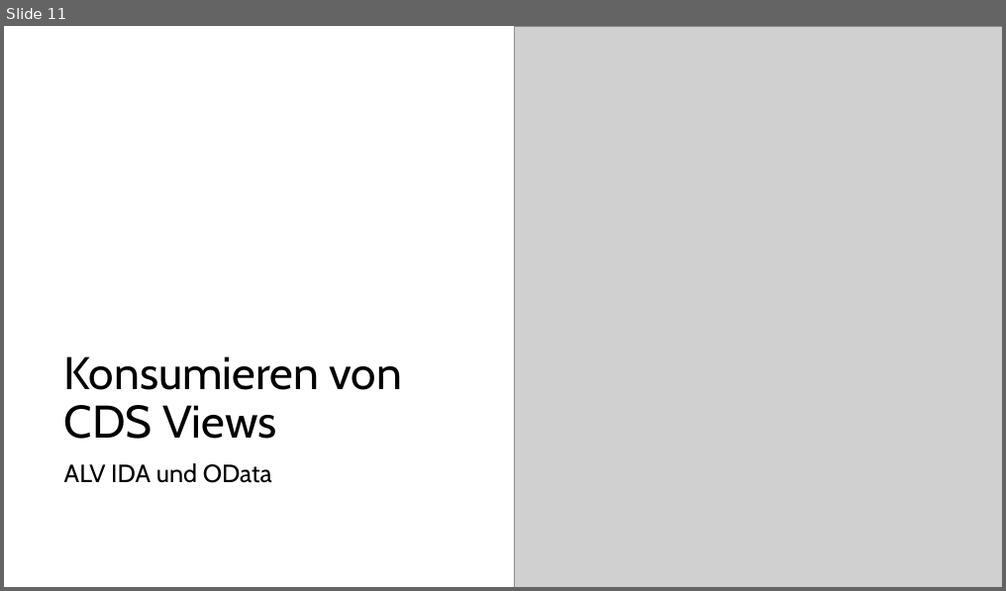
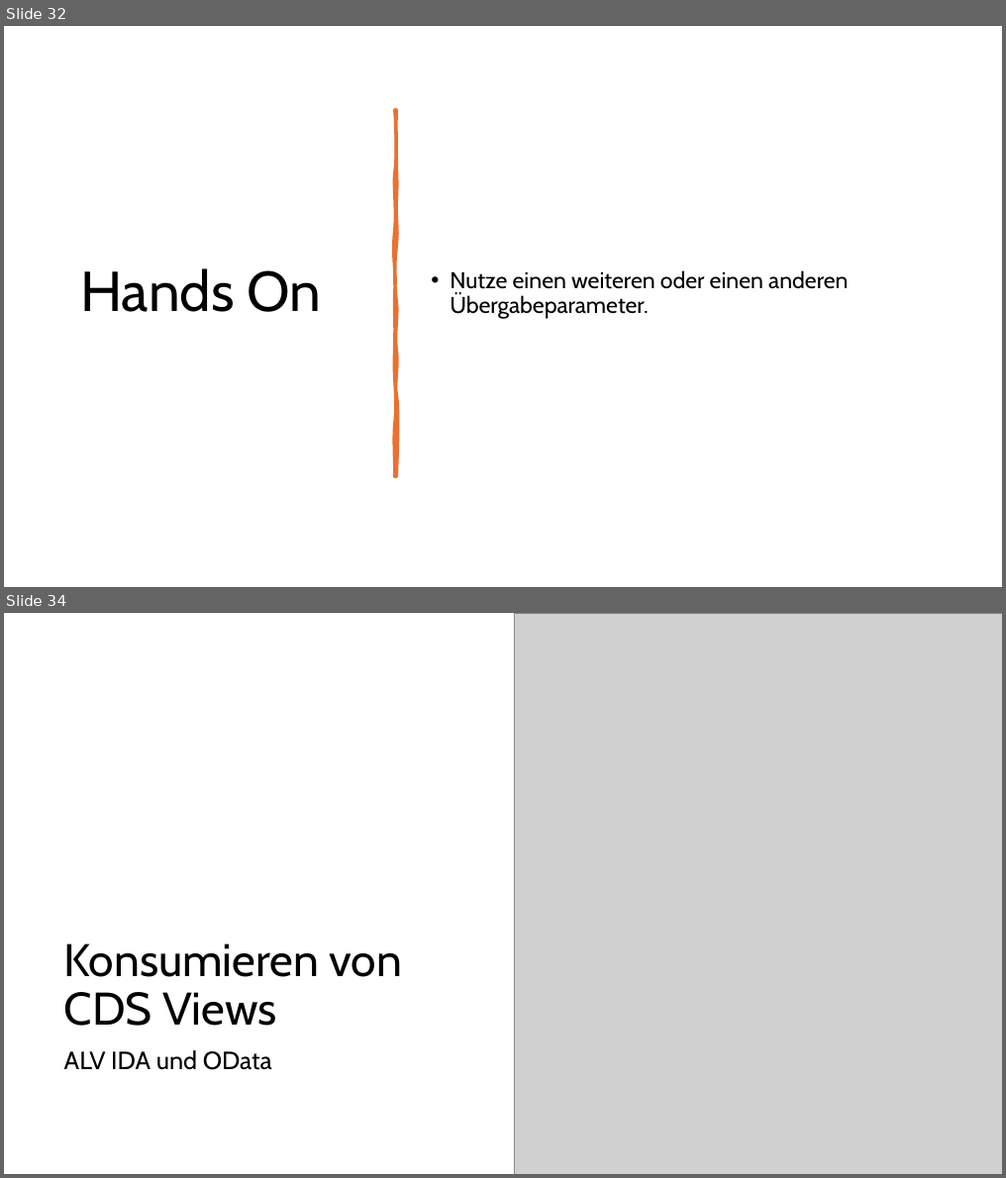
Before and after one commit to DevelopmentBvise/Schulung, a slide deck: CDS presentation/Tag2_Data Modeling with Core Data Services.pptx. Shown one above the other, each under a label of ours: slide 11 before the commit, slides 32 and 34 after it; the slides between them are not shown. The pictures are 1006x591 and 1006x1178 pixels, drawn with LibreOffice and Linux fonts; fonts in the diff are those of the drawing; grey boxes stand for pictures. Boxes give left, top, right and bottom in pixels: in the first picture for what was removed or moved away, otherwise in the second. Text is boxed around its words. In the diff, an @@ line names an element or a change of style, - is before the commit and + after.

```diff
--- a/CDS presentation/Tag2_Data Modeling with Core Data Services.pptx
+++ b/CDS presentation/Tag2_Data Modeling with Core Data Services.pptx
@@ slide 32 added at box(4, 26, 1002, 587), background #FFFFFF @@
@@ freeform shape added at box(395, 110, 396, 476), fill #E97132, outline #E97132 3.25 pt @@
@@ title added at box(80, 269, 321, 312), 54 pt, text #000000 @@
+Hands On
@@ text added at box(450, 271, 847, 319), 22 pt, text #000000 @@
+• Nutze einen weiteren oder einen anderen Übergabeparameter.
@@ what was slide 11 is now slide 34 @@
```
Also in this commit, not shown: 1 slide changed, 28 other slides added, 4 slides removed, 4 other files.
